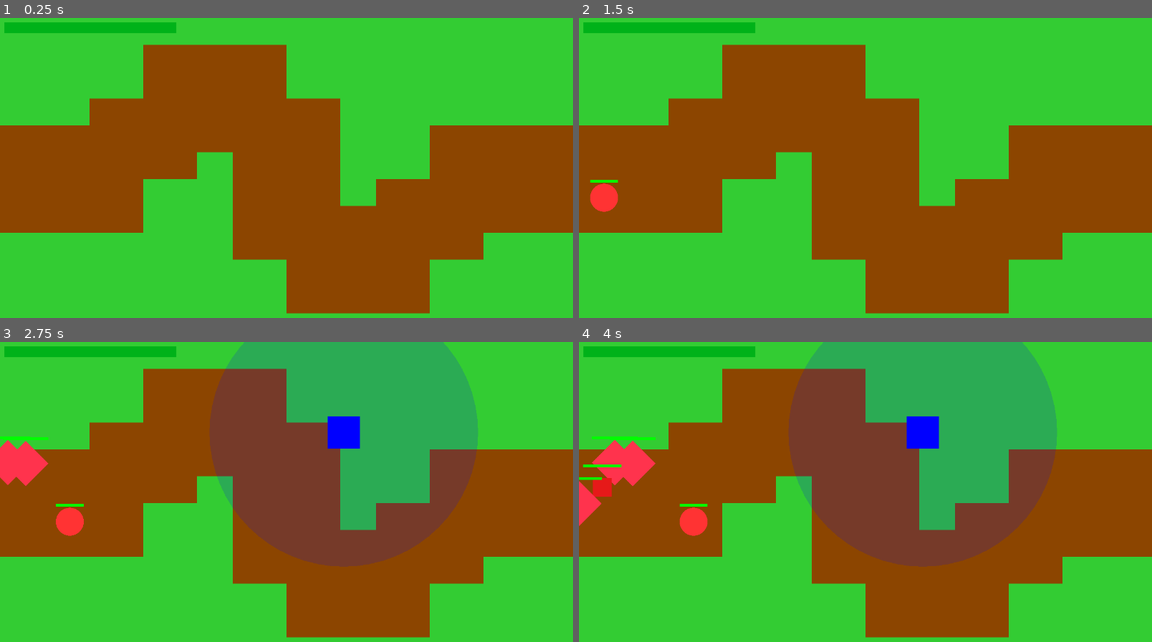
Above: before the commit, frames 1-4 (two rows, left to right).
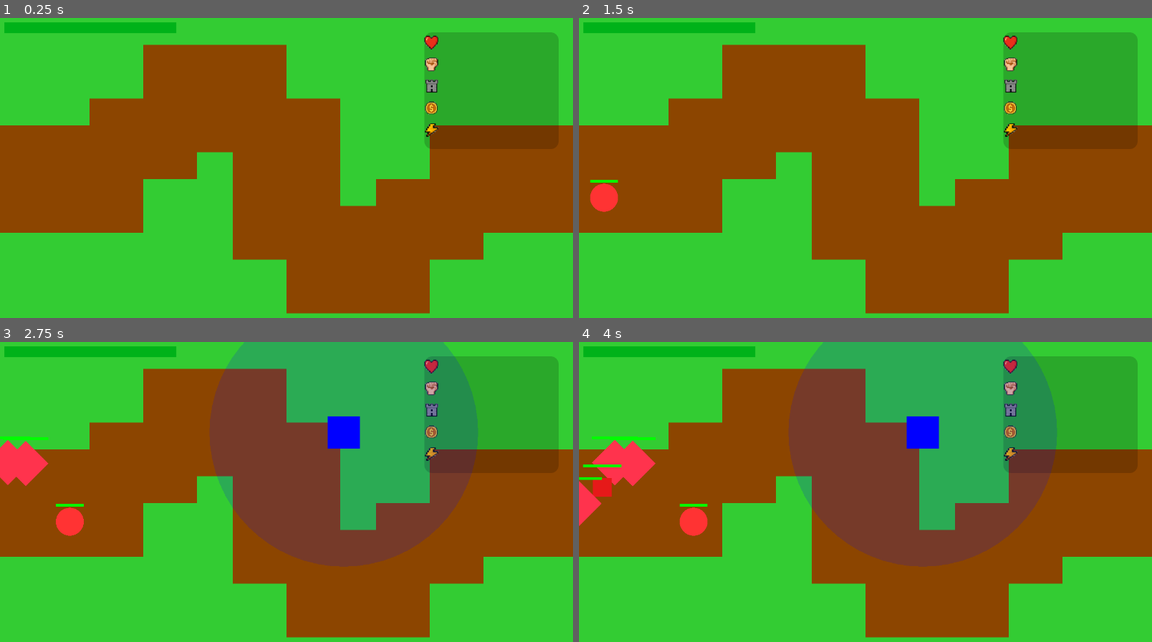
Above: after the commit, the same moments.

Repository: cbarria/TowerDefense
Game: Godot game, scene res://scenes/Main.tscn
Two runs of this game, one before a commit and one after it. Both use one fixed random seed, a clock stepped at 60 frames per second and the inputs below.
Inputs (mouse positions are in pixels of both pictures, inside the frame that each line leads up to):
- Up to frame 1 (0.25 s): no input
- Up to frame 2 (1.5 s): tap Enter at 0.5 s; move the mouse to (991, 162) at 0.52 s; click (991, 162) at 0.67 s; tap Space at 1.25 s; move the mouse to (750, 195) at 1.27 s; click (750, 195) at 1.42 s
- Up to frame 3 (2.75 s): move the mouse to (343, 432) at 2.02 s; click (343, 432) at 2.17 s
- Up to frame 4 (4 s): move the mouse to (836, 567) at 2.77 s; click (836, 567) at 2.92 s; move the mouse to (1037, 552) at 3.52 s; click (1037, 552) at 3.67 s

The runs differ from the first frame. In frame 1, 9.1% of the frame differs, in the area x 74-98%, y 4-44%; in frame 2, 9.1%; in frame 3, 8.5%; in frame 4, 8.5%.

Commit message:
(main) res fix

Diff:
--- a/scripts/Main.gd
+++ b/scripts/Main.gd
@@ -43,13 +43,12 @@
 	set_process(true)
 	_generate_path()
 	start_round()
-
+	_init_ui_panel()
+
+func _init_ui_panel():
+	# Panel de fondo semitransparente adaptativo
 	var panel = Panel.new()
-	panel.position = Vector2(820, 40)
-	panel.size = Vector2(320, 250)
-	panel.z_index = -100
-
-	# StyleBoxFlat para fondo y bordes redondeados
+	panel.name = "StatsPanel"
 	var style = StyleBoxFlat.new()
 	style.bg_color = Color(0, 0, 0, 0.18)
 	style.corner_radius_top_left = 18
@@ -59,31 +58,88 @@
 	panel.add_theme_stylebox_override("panel", style)
 	add_child(panel)
 
-
-	# Usa nombres de archivos PNG con transparencia
-	_add_icon_and_label("heart.png", "BaseLabel", Vector2(2000, 60))   # Vida base
-	_add_icon_and_label("fist.png", "RoundLabel", Vector2(2000, 120))  # Ronda actual
-	_add_icon_and_label("tower.png", "TowerLabel", Vector2(2000, 180)) # Torres colocadas
-	_add_icon_and_label("coin.png", "MoneyLabel", Vector2(2000, 240))  # Dinero
-	_add_icon_and_label("bolt.png", "DiffLabel", Vector2(2000, 300))   # Dificultad, multiplicadores
-
-func _add_icon_and_label(icon_file, label_name, pos: Vector2):
+	# VBox para los stats
+	var vbox = VBoxContainer.new()
+	vbox.name = "StatsVBox"
+	vbox.set("custom_constants/separation", 10)
+	panel.add_child(vbox)
+
+	# Añadir cada stat con icono + label
+	_add_icon_and_label(vbox, "heart.png", "BaseLabel")   # Vida base
+	_add_icon_and_label(vbox, "fist.png", "RoundLabel")   # Ronda actual
+	_add_icon_and_label(vbox, "tower.png", "TowerLabel")  # Torres colocadas
+	_add_icon_and_label(vbox, "coin.png", "MoneyLabel")   # Dinero
+	_add_icon_and_label(vbox, "bolt.png", "DiffLabel")    # Dificultad
+
+	_reposition_stats_panel()
+
+func _add_icon_and_label(vbox: VBoxContainer, icon_file, label_name):
+	var hbox = HBoxContainer.new()
+	hbox.set("custom_constants/separation", 10)
+	hbox.size_flags_horizontal = Control.SIZE_EXPAND_FILL
+
 	var tex = load("res://assets/%s" % icon_file)
 	var img = TextureRect.new()
 	img.texture = tex
-	img.position = pos
-	img.set_size(Vector2(28, 28))   # Icono más pequeño y nítido
 	img.stretch_mode = TextureRect.STRETCH_KEEP_ASPECT_CENTERED
-	img.modulate = Color(1, 1, 1, 1)  # Por si acaso
-	add_child(img)
+	img.custom_minimum_size = Vector2(32, 32)
+	hbox.add_child(img)
 
 	var lbl = Label.new()
 	lbl.name = label_name
-	lbl.position = pos + Vector2(36, 0)  # Más pegado al icono
-	lbl.add_theme_font_size_override("font_size", 32)  # Letra más proporcionada al icono
+	lbl.text = ""
+	lbl.add_theme_font_size_override("font_size", 32)
 	lbl.add_theme_color_override("font_color", Color(0,0,0))
 	lbl.vertical_alignment = VERTICAL_ALIGNMENT_CENTER
-	add_child(lbl)
+	hbox.add_child(lbl)
+
+	vbox.add_child(hbox)
+
+func _process(delta):
+	# Spawneo de enemigos uno a uno
+	if enemies_to_spawn > 0:
+		spawn_timer += delta
+		if spawn_timer >= SPAWN_INTERVAL:
+			spawn_timer = 0.0
+			spawn_enemy()
+	elif enemies_alive <= 0 and not waiting_next_round:
+		waiting_next_round = true
+		await_next_round()
+	queue_redraw()
+
+	# ACTUALIZA LOS LABELS DE UI ICON (Ahora usan el nuevo sistema)
+	if has_node("StatsPanel/BaseLabel"):
+		$StatsPanel/BaseLabel.text = "Base: %d" % base_health
+	if has_node("StatsPanel/RoundLabel"):
+		$StatsPanel/RoundLabel.text = "Round: %d" % round_num
+	if has_node("StatsPanel/TowerLabel"):
+		$StatsPanel/TowerLabel.text = "Towers: %d / %d" % [towers.size(), max_towers]
+	if has_node("StatsPanel/MoneyLabel"):
+		$StatsPanel/MoneyLabel.text = "Money: $%d" % money
+	if has_node("StatsPanel/DiffLabel"):
+		$StatsPanel/DiffLabel.text = "HP: x%.2f  SPD: x%.2f" % [enemy_health_mult, enemy_speed_mult]
+
+	# Enemigos
+	enemies.clear()
+	for child in get_children():
+		if child is Node2D and child.has_method("update_enemy") and child.path.size() > 0:
+			child.update_enemy(delta)
+			enemies.append(child)
+	# Torres
+	for t in towers:
+		t.update_tower(delta, enemies)
+
+	# Si cambia el tamaño de pantalla, reposiciona el panel
+	_reposition_stats_panel()
+
+func _reposition_stats_panel():
+	if not has_node("StatsPanel"):
+		return
+	var panel = $StatsPanel
+	var vbox = panel.get_node("StatsVBox")
+	panel.size = Vector2(300, vbox.get_combined_minimum_size().y + 20)
+	var viewport_size = get_viewport_rect().size
+	panel.position = Vector2(viewport_size.x - panel.size.x - 32, 32)
 
 func _input(event):
 	if event is InputEventMouseButton and event.button_index == MOUSE_BUTTON_LEFT and event.pressed:
@@ -139,40 +195,6 @@
 	spawn_timer = 0.0
 	if round_num % 10 == 0:
 		enemies_to_spawn += 1
-
-func _process(delta):
-	# Spawneo de enemigos uno a uno
-	if enemies_to_spawn > 0:
-		spawn_timer += delta
-		if spawn_timer >= SPAWN_INTERVAL:
-			spawn_timer = 0.0
-			spawn_enemy()
-	elif enemies_alive <= 0 and not waiting_next_round:
-		waiting_next_round = true
-		await_next_round()
-	queue_redraw()
-
-	# ACTUALIZA LOS LABELS DE UI ICON
-	if has_node("BaseLabel"):
-		$BaseLabel.text = "Base: %d" % base_health
-	if has_node("RoundLabel"):
-		$RoundLabel.text = "Round: %d" % round_num
-	if has_node("TowerLabel"):
-		$TowerLabel.text = "Towers: %d / %d" % [towers.size(), max_towers]
-	if has_node("MoneyLabel"):
-		$MoneyLabel.text = "Money: $%d" % money
-	if has_node("DiffLabel"):
-		$DiffLabel.text = "HP: x%.2f  SPD: x%.2f" % [enemy_health_mult, enemy_speed_mult]
-
-	# Enemigos
-	enemies.clear()
-	for child in get_children():
-		if child is Node2D and child.has_method("update_enemy") and child.path.size() > 0:
-			child.update_enemy(delta)
-			enemies.append(child)
-	# Torres
-	for t in towers:
-		t.update_tower(delta, enemies)
 
 func await_next_round():
 	await get_tree().create_timer(1.5).timeout
